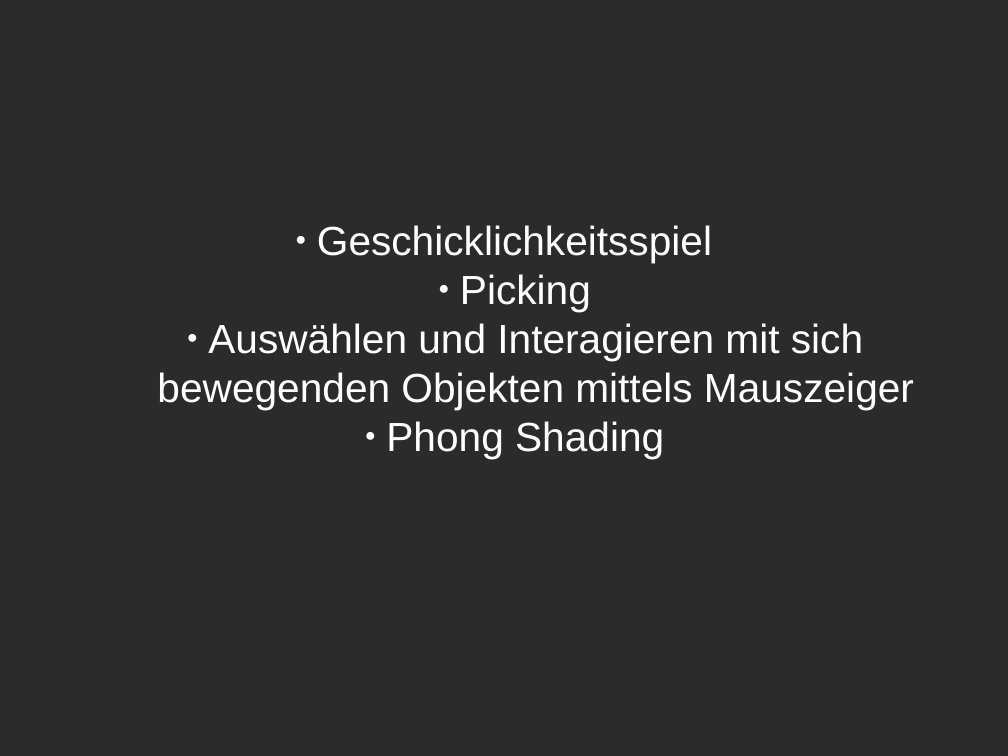
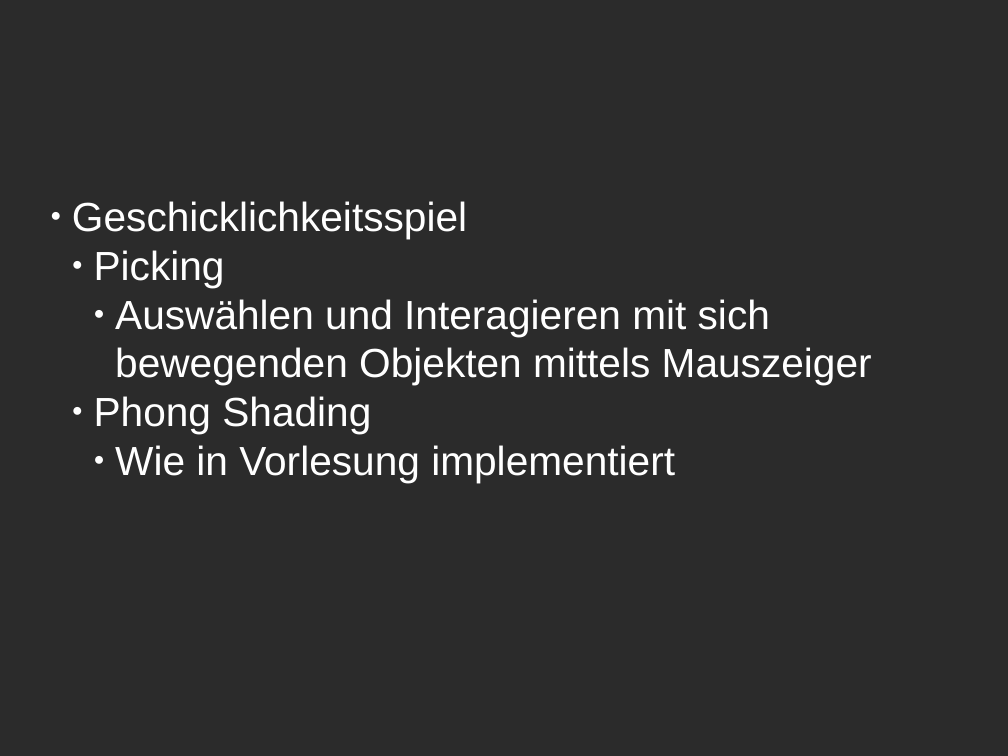
Before and after one commit to mgla/cg-projekt0910, a slide deck: slide 2 of präsentation/Folien.odp. Drawn at 1008x756 pixels with LibreOffice and Linux fonts; fonts in the diff are those of the drawing; background and template pictures are left out; a plain dark background stands for a picture behind light text. Boxes give left, top, right and bottom in pixels: in the first picture for what was removed or moved away, otherwise in the second. Text is boxed around its words. In the diff, an @@ line names an element or a change of style, - is before the commit and + after.

Commit message:
update

```diff
--- a/präsentation/Folien.odp
+++ b/präsentation/Folien.odp
@@ subtitle at [72, 201, 872, 434]: alignment centre to left @@
@@ subtitle at [115, 445, 675, 483]: paragraph added @@
+    ● Wie in Vorlesung implementiert
```
Also in this commit, not shown: 1 slide removed.
